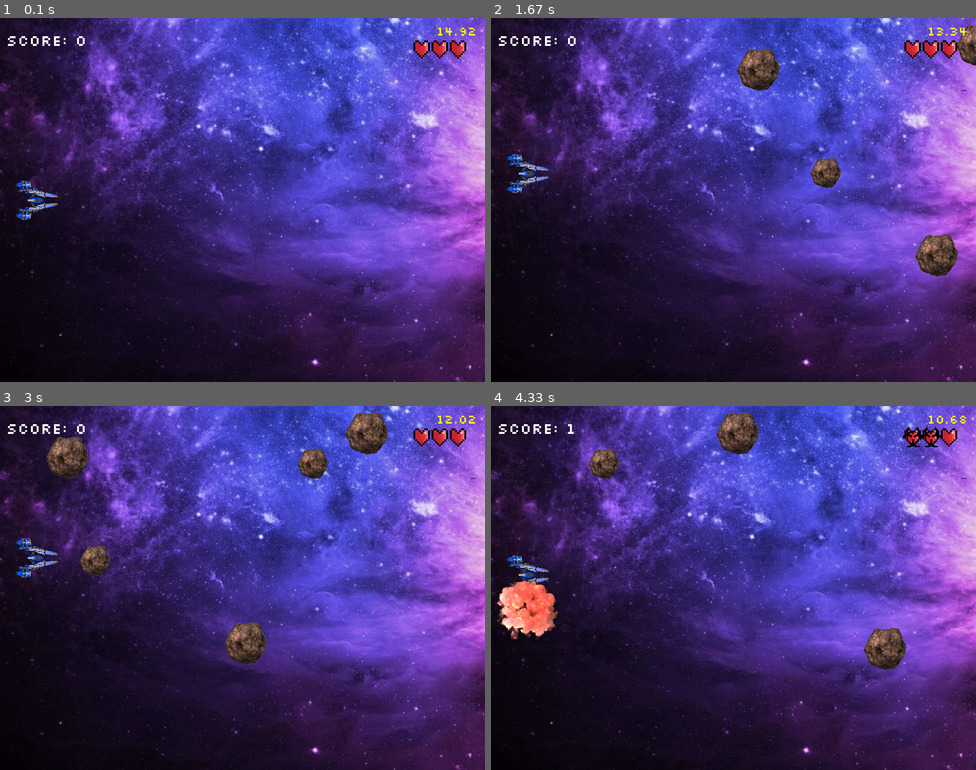
Above: before the commit, frames 1-4 (two rows, left to right).
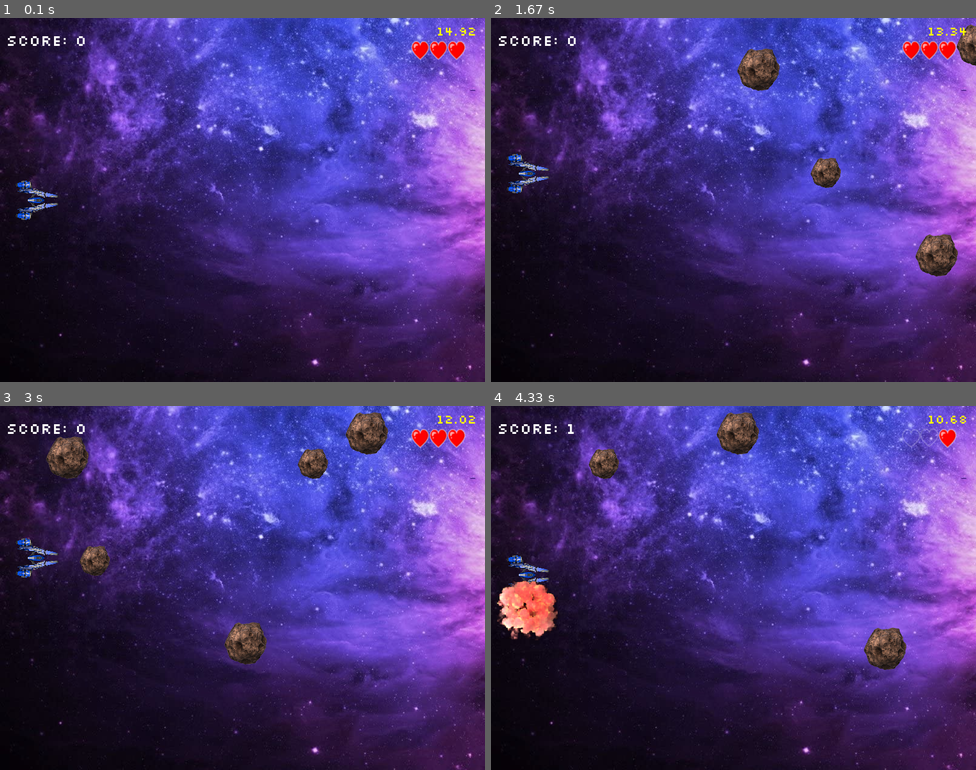
Above: after the commit, the same moments.

Repository: Estela13/proyecto_pygame
Game: pygame game, started from main.py
Same seed, same stepped clock (60 frames per second), same inputs: the game is played once before the commit and once after it.
Inputs:
- Up to frame 1 (0.1 s): no input
- Up to frame 2 (1.67 s): hold Up 0.33-0.8 s; hold Down 0.83-1.13 s; hold Up 1.17-1.53 s; hold Down from 1.57 s (still down)
- Up to frame 3 (3 s): release Down at 1.93 s; hold Up 1.97-2.27 s; hold Down 2.3-2.6 s; hold Up from 2.63 s (still down)
- Up to frame 4 (4.33 s): release Up at 3 s; hold Down 3.03-3.4 s; hold Up 3.43-3.73 s; hold Down 3.77-4.07 s; hold Up from 4.1 s (still down)

The runs differ from the first frame. In frame 1, 0.4% of the frame differs, in the area x 84-97%, y 6-12%; in frame 2, 0.4%; in frame 3, 0.4%; in frame 4, 0.4%, in the area x 84-97%, y 5-12%.

Commit message:
arreglando fallos

Diff:
--- a/the_quest/screens.py
+++ b/the_quest/screens.py
@@ -21,8 +21,8 @@
         self.lives = 3
         self.x = 0
         self.y = 0
-        self.livesMarker = pg.image.load("the_quest/images/heart.png")
-        self.warning = pg.transform.scale(pg.image.load("the_quest/images/virus warning.png"), (35,35))
+        self.livesMarker = pg.transform.scale(pg.image.load("the_quest/images/healthfull.png"), (35,35))
+        self.warning = pg.transform.scale(pg.image.load("the_quest/images/health.png"), (35,35))
         self.timerMarker = pg.font.Font("the_quest/fonts/Silkscreen-Regular.ttf", 20)
         self.pointsMarker = pg.font.Font("the_quest/fonts/Silkscreen-Regular.ttf", 25)
         self.spaceship = Spaceship()
@@ -30,6 +30,7 @@
         self.end_music = pg.mixer.Sound("the_quest/sound/01 game-game_0.ogg")
         self.music = pg.mixer.Sound("the_quest/sound/SFX_Explosion_02.wav")
         self.explosion_group = pg.sprite.Group()
+
 
 
     def mainloop(self, level):
@@ -90,16 +91,16 @@
                         self.spaceship.remove()
                         self.spaceship = Spaceship()
 
-                    if self.lives == 2 or self.lives == 1:
-                        if self.level == 1:
-                            asteroid = Asteroids(random.randint(1,2))
-                        elif self.level == 2:
-                            asteroid = Asteroids(random.randint(1,3))
-                        asteroid.speed(random.randint(5,8))
-                        self.asteroids.append(asteroid)
+                        if self.lives == 2 or self.lives == 1:
+                            if self.level == 1:
+                                asteroid = Asteroids(random.randint(1,2))
+                            elif self.level == 2:
+                                asteroid = Asteroids(random.randint(1,3))
+                            asteroid.speed(random.randint(5,8))
+                            self.asteroids.append(asteroid)
                     if self.lives == 0:
                         if level == 1:
-                            gameover = Game_over(1, self.asteroidsCount)
+                            gameover = Game_over(1)
                         if level == 2:
                             gameover = Game_over(2)
                         gameover.mainloop()
@@ -121,15 +122,18 @@
             self.spaceship.move(pg.K_UP, pg.K_DOWN)
             self.explosion_group.draw(self.main_screen)
             self.explosion_group.update()
-
-            self.main_screen.blit(self.livesMarker, (670,25))
-            self.main_screen.blit(self.livesMarker, (700,25))
-            self.main_screen.blit(self.livesMarker, (730, 25))
+            if self.lives == 3:
+                self.main_screen.blit(self.livesMarker, (675,35))
+                self.main_screen.blit(self.livesMarker, (705,35))
+                self.main_screen.blit(self.livesMarker, (735, 35))
             if self.lives == 2:
-                self.main_screen.blit(self.warning, (678,33))
+                self.health = self.main_screen.blit(self.warning, (675,35))
+                self.main_screen.blit(self.livesMarker, (705,35))
+                self.main_screen.blit(self.livesMarker, (735, 35))
             if self.lives == 1:
-                self.main_screen.blit(self.warning, (678,33))
-                self.main_screen.blit(self.warning, (708,33))
+                self.main_screen.blit(self.warning, (675,35))
+                self.main_screen.blit(self.warning, (705,34))
+                self.main_screen.blit(self.livesMarker, (735, 35))
             t1 = self.timerMarker.render(str(round(self.timer / 1000, 2)), True, (255, 255, 0))
             p1 = self.pointsMarker.render("Score: " + str(round(self.asteroidsCount)), True, (255, 255, 255))
             self.main_screen.blit(t1, (720,8))
Binary file added: the_quest/images/health.png
Binary file added: the_quest/images/healthfull.png
